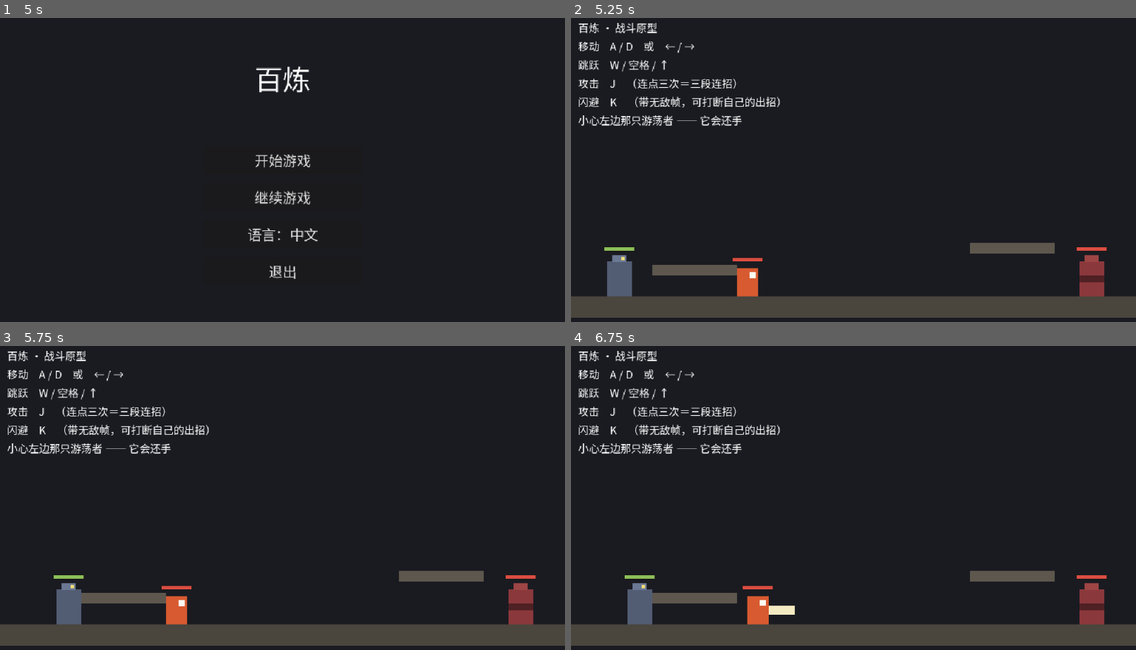
Above: before the commit, frames 1-4 (two rows, left to right).
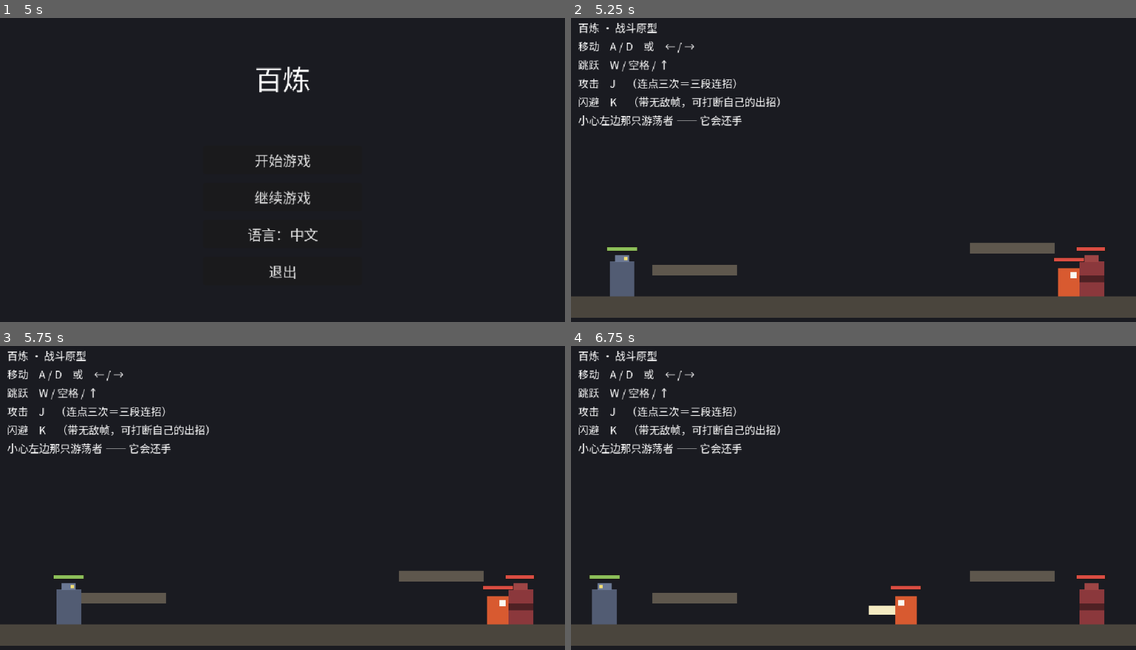
Above: after the commit, the same moments.

Repository: aachean/bailian
Game: Godot game, scene res://scenes/ui/main_menu.tscn
The game is run twice, just before and just after one commit, with the same random seed, the same clock (stepped at 60 frames per second) and the same inputs.
Inputs (mouse positions are in pixels of both pictures, inside the frame that each line leads up to):
- Up to frame 1 (5 s): click "开始游戏" at 0.5 s; tap Enter at 1.25 s; move the mouse to (406, 157) at 1.27 s; hold D (move_right) 1.28-2.78 s; tap J (attack) at 1.35, 2.85, 4.35 s; click (406, 157) at 1.42 s; tap Space (jump) at 1.52, 2.27, 3.77, 4.52 s; move the mouse to (169, 188) at 2.02 s; tap K (dodge) at 2.1, 3.6 s; move the mouse to (339, 103) at 2.77 s; hold A (move_left) 2.78-3.53 s; move the mouse to (254, 236) at 3.52 s; hold D (move_right) from 3.53 s (still down); click (254, 236) at 3.67 s; move the mouse to (452, 221) at 4.27 s; tap Escape (ui_cancel) at 4.9 s
- Up to frame 2 (5.25 s): release D (move_right) at 5 s; click "继续游戏" at 5 s
- Up to frame 3 (5.75 s): no input
- Up to frame 4 (6.75 s): move the mouse to (684, 452) at 5.77 s; hold A (move_left) 5.78-6.53 s; tap K (dodge) at 5.85 s; tap Space (jump) at 6.02 s; move the mouse to (881, 501) at 6.52 s; hold D (move_right) from 6.53 s (still down); tap J (attack) at 6.6 s; click (881, 501) at 6.67 s

Frame 1 is identical in both runs. In frame 2, 1.0% of the frame differs, in the area x 5-95%, y 75-92%; in frame 3, 0.9%; in frame 4, 2.4%, in the area x 3-95%, y 75-92%.

Commit message:
feat(save): 「继续游戏」恢复离开时的世界快照
用户要求：继续游戏时小怪血量应该和离开时一样 —— 不只是回到关卡，
而是回到那一刻。

- 新增 stage.gd（关卡根脚本）：collect() 收集玩家与全部 enemy 组节点
  的血量/位置/死活；_ready 时向 SaveManager 领取待恢复快照并摆回。
  新实体进 enemy 组并实现 apply_saved() 即被覆盖
- player / walker / target_dummy 实现 apply_saved()；Health 加 restore()
  （摆血量不发受击事件）；玩家恢复时状态一律回 FREE，不「续」闪避硬直
- SaveManager：档里加 state 字典；take_pending_state() 只认
  request_continue() 的标记 —— 直接跑场景 / 跑测试不误恢复用户存档
- Esc 回主菜单时自动拍快照写档；「开始游戏」写空快照 = 全新开局
- tests/test_m2 扩到 6 条：#5 快照往返（打掉的血、挪过的位置必须回来）、
  #6 快照序列化进文件不丢字段；M1 33 条不回归

Diff:
--- a/scenes/stages/test_room.tscn
+++ b/scenes/stages/test_room.tscn
@@ -1,9 +1,10 @@
-[gd_scene load_steps=7 format=3]
+[gd_scene load_steps=8 format=3]
 
 [ext_resource type="PackedScene" path="res://scenes/characters/player.tscn" id="1_player"]
 [ext_resource type="PackedScene" path="res://scenes/enemies/target_dummy.tscn" id="2_dummy"]
 [ext_resource type="Script" path="res://scripts/ui/hint.gd" id="3_hint"]
 [ext_resource type="PackedScene" path="res://scenes/enemies/walker.tscn" id="4_walker"]
+[ext_resource type="Script" path="res://scripts/core/stage.gd" id="5_stage"]
 
 [sub_resource type="RectangleShape2D" id="RectangleShape2D_ground"]
 size = Vector2(640, 24)
@@ -12,6 +13,7 @@
 size = Vector2(96, 12)
 
 [node name="TestRoom" type="Node2D"]
+script = ExtResource("5_stage")
 
 [node name="Ground" type="StaticBody2D" parent="."]
 position = Vector2(320, 332)
--- a/scripts/characters/player.gd
+++ b/scripts/characters/player.gd
@@ -113,6 +113,19 @@
 ## 掉到这条线以下视为掉出世界（场景高 360，地面在 320 附近）
 const FALL_KILL_Y := 800.0
 
+
+## 读档恢复（stage.gd 调用）：血量与位置回到离开那一刻。
+## 状态一律回到 FREE —— 存档瞬间可能在闪避/硬直里，那些不该被「续」上。
+func apply_saved(d: Dictionary) -> void:
+	_end_action()
+	_health.restore(int(d.get("hp", _health.max_hp)))
+	_hurt_flash = 0.0
+	_visuals.modulate = Color.WHITE
+	global_position = Vector2(float(d.get("x", _spawn_point.x)), float(d.get("y", _spawn_point.y)))
+	velocity = Vector2.ZERO
+	state = State.FREE
+	_state_frame = 0
+
 @onready var _visuals: Node2D = $Visuals
 @onready var _blade: ColorRect = $Visuals/Blade
 @onready var _hitbox: Hitbox = $Hitbox
@@ -419,8 +432,12 @@
 
 
 func _unhandled_input(event: InputEvent) -> void:
-	# ESC 回主菜单。关卡里的进度在进入时已经写了档，返回不丢进度
+	# Esc 回主菜单。走之前把整个世界拍成快照写进存档 ——
+	# 「继续游戏」要回到离开那一刻：你的血、怪的血、谁站在哪，一样都不能变。
 	if event.is_action_pressed("ui_cancel") and state != State.DEAD:
+		var level := get_tree().current_scene
+		if level != null and level.has_method("collect"):
+			SaveManager.write_progress(level.scene_file_path, level.call("collect"))
 		get_tree().change_scene_to_file("res://scenes/ui/main_menu.tscn")
 
 
--- a/scripts/components/health.gd
+++ b/scripts/components/health.gd
@@ -67,3 +67,13 @@
 	_post_hit = 0.0
 	revived.emit()
 	hp_changed.emit(hp, max_hp)
+
+
+## 恢复到指定血量（读档用）。与 take_damage 不同：不发 damaged、不触发死亡，
+## 只把血量和状态摆到位 —— 「继续游戏」时世界该是离开时的样子。
+func restore(value: int) -> void:
+	hp = clampi(value, 0, max_hp)
+	is_dead = false
+	invincible = false
+	_post_hit = 0.0
+	hp_changed.emit(hp, max_hp)
--- a/scripts/core/save_manager.gd
+++ b/scripts/core/save_manager.gd
@@ -1,28 +1,38 @@
 extends Node
-## 存档底座。M2 只存「进度到哪了」（当前关卡路径），
-## 装备 / 强化 / 玩家数值在增量 4 接进来 —— 那时只往字典里加字段，不改结构。
+## 存档底座。
+##
+## M2 增量 3 起存的不只是「进度到哪了」，还有**离开时的世界快照**
+## （玩家血量位置、每只怪的血量位置死活）——「继续游戏」= 回到离开那一刻，
+## 而不是关卡重开。快照的收集 / 恢复由关卡根节点（stage.gd）负责，
+## 这里只管序列化和「下一次进关卡要不要恢复」的传递。
 ##
 ## 格式用 ConfigFile：手改得动、坏了能看出来，原型阶段够用。
 ## 存档位置 user://save.cfg（与 settings.cfg 同目录，互不干扰）。
 
 const SAVE_PATH := "user://save.cfg"
 const SECTION := "progress"
-const VERSION := 1
+const VERSION := 3
+
+## 关卡 _ready 时来取。true = 这次进入要恢复快照（点了「继续」）
+var _pending_restore := false
 
 
 func has_save() -> bool:
 	return FileAccess.file_exists(SAVE_PATH)
 
 
-## 写进度。现在只有关卡路径；以后加装备、强化等级就往这个字典里放
-func write_progress(level_path: String) -> void:
+## 写进度。state 是关卡快照（结构由 stage.gd 决定，这里不解读）；
+## 空字典 = 干净的新开局。
+func write_progress(level_path: String, state: Dictionary = {}) -> void:
 	var cfg := ConfigFile.new()
 	cfg.set_value(SECTION, "version", VERSION)
 	cfg.set_value(SECTION, "level", level_path)
+	cfg.set_value(SECTION, "state", state)
 	cfg.set_value(SECTION, "saved_at", Time.get_unix_time_from_system())
 	var err := cfg.save(SAVE_PATH)
 	if err != OK:
 		push_warning("SaveManager: 存档失败 err=%d" % err)
+	_pending_restore = false
 
 
 ## 读进度。返回关卡路径；没有存档 / 读不出来 / 没有这一项，一律返回空串。
@@ -36,7 +46,40 @@
 	return str(cfg.get_value(SECTION, "level", ""))
 
 
+## 读快照本体。无档返回空字典。
+func read_state() -> Dictionary:
+	if not has_save():
+		return {}
+	var cfg := ConfigFile.new()
+	if cfg.load(SAVE_PATH) != OK:
+		return {}
+	var d = cfg.get_value(SECTION, "state", {})
+	return d if d is Dictionary else {}
+
+
+## 菜单「开始游戏」：新开局。关卡 _ready 拿到的快照会是空的。
+func request_new_game(level_path: String) -> void:
+	write_progress(level_path, {})
+
+
+## 菜单「继续游戏」：标记下一次进关卡要恢复快照。
+func request_continue() -> void:
+	_pending_restore = true
+
+
+## 关卡 _ready 时取走待恢复的快照。
+## **只认 request_continue() 打的标记** —— 直接跑场景、跑测试、新开局，
+## 一律返回空字典。这条很重要：不设门槛的话，跑一遍测试都会把用户存档
+## 恢复进测试世界，反过来测试写档也会污染真实进度。
+func take_pending_state() -> Dictionary:
+	if not _pending_restore:
+		return {}
+	_pending_restore = false
+	return read_state()
+
+
 ## 清档（主菜单「重新开始」之类将来会用到；测试也靠它）
 func erase_save() -> void:
 	if has_save():
 		DirAccess.remove_absolute(ProjectSettings.globalize_path(SAVE_PATH))
+	_pending_restore = false
--- /dev/null
+++ b/scripts/core/stage.gd
@@ -0,0 +1,62 @@
+extends Node2D
+## 关卡根节点：负责「离开时收集世界快照、进入时恢复」。
+##
+## 「继续游戏 = 回到离开那一刻」在关卡侧的实现都在这里：
+##   收集（collect）：玩家血量位置 + 场景里每个 enemy 组节点的血量位置死活
+##   恢复（_apply_state）：按存好的值摆回去；死着的怪摆回死亡状态等重生
+## 触发点：玩家按 Esc 时由 player 调 collect 并写档；
+## 进入关卡时 _ready 向 SaveManager 要一次待恢复的快照（没有就全新开局）。
+##
+## 加新实体类型时：让它进 enemy 组并实现 apply_saved()，这里自动覆盖；
+## 非战斗实体（如靶子）也在 enemy 组里，一样被存 —— 训练靶子被打剩的血，
+## 继续游戏后也是剩那些，行为统一，不做例外。
+
+const PLAYER_PATH := "Player"
+
+
+func _ready() -> void:
+	var st := SaveManager.take_pending_state()
+	if not st.is_empty():
+		_apply_state(st)
+
+
+## 收集当前世界状态。结构：
+##   player: { hp, x, y }
+##   enemies: [ { node(相对路径), hp, x, y } ]   hp<=0 表示死着，恢复时走死亡态
+func collect() -> Dictionary:
+	var out := {"player": {}, "enemies": []}
+	var player := get_node_or_null(PLAYER_PATH)
+	if player != null:
+		var h := player.get_node("Health") as Health
+		out.player = {
+			"hp": h.hp,
+			"x": player.global_position.x,
+			"y": player.global_position.y,
+		}
+	var enemies: Array = []
+	for e in get_tree().get_nodes_in_group("enemy"):
+		if not is_instance_valid(e) or not e.is_inside_tree():
+			continue
+		# 只收本关卡的怪（跨场景的组员不该进来）
+		if not is_ancestor_of(e):
+			continue
+		var h := e.get_node("Health") as Health
+		enemies.append({
+			"node": str(get_path_to(e)),
+			"hp": h.hp,
+			"x": e.global_position.x,
+			"y": e.global_position.y,
+		})
+	out.enemies = enemies
+	return out
+
+
+func _apply_state(st: Dictionary) -> void:
+	var player := get_node_or_null(PLAYER_PATH)
+	if player != null and st.has("player"):
+		if player.has_method("apply_saved"):
+			player.call("apply_saved", st.player)
+	for d in st.get("enemies", []):
+		var e := get_node_or_null(NodePath(str(d.get("node", ""))))
+		if e != null and e.has_method("apply_saved"):
+			e.call("apply_saved", d)
--- a/scripts/enemies/target_dummy.gd
+++ b/scripts/enemies/target_dummy.gd
@@ -90,6 +90,20 @@
 	return not health.is_dead
 
 
+## 读档恢复（与 walker 同一契约）：血量、位置、死活，全是离开时的样子
+func apply_saved(d: Dictionary) -> void:
+	global_position = Vector2(float(d.get("x", global_position.x)), float(d.get("y", global_position.y)))
+	velocity = Vector2.ZERO
+	var hp := int(d.get("hp", max_hp))
+	if hp <= 0:
+		health.hp = 0
+		health.is_dead = true
+		_on_died()
+	else:
+		health.restore(hp)
+		_refresh_bar()
+
+
 func _on_damaged(amount: int, _hp_left: int, point: Vector2, heavy: bool, dir: int) -> void:
 	hits_taken += 1
 	total_damage_taken += amount
--- a/scripts/enemies/walker.gd
+++ b/scripts/enemies/walker.gd
@@ -259,6 +259,23 @@
 	return not health.is_dead
 
 
+## 读档恢复：摆回存档时的血量与位置。血空了就连死亡状态一起复现，
+## 让它按原定重生计时安静地等复活 —— 世界该是离开那一刻的样子。
+func apply_saved(d: Dictionary) -> void:
+	global_position = Vector2(float(d.get("x", global_position.x)), float(d.get("y", global_position.y)))
+	velocity = Vector2.ZERO
+	_stuck = 0
+	_enter(State.PATROL)
+	var hp := int(d.get("hp", data.max_hp))
+	if hp <= 0:
+		health.hp = 0
+		health.is_dead = true
+		_on_died()
+	else:
+		health.restore(hp)
+		_refresh_bar()
+
+
 func _on_damaged(amount: int, _hp_left: int, point: Vector2, heavy: bool, dir: int) -> void:
 	hits_taken += 1
 	_spawn_number(amount, point, heavy)
--- a/scripts/ui/main_menu.gd
+++ b/scripts/ui/main_menu.gd
@@ -43,7 +43,7 @@
 
 
 func _on_start() -> void:
-	SaveManager.write_progress(LEVEL_PATH)
+	SaveManager.request_new_game(LEVEL_PATH)
 	get_tree().change_scene_to_file(LEVEL_PATH)
 
 
@@ -54,6 +54,7 @@
 		SaveManager.erase_save()
 		_refresh_continue()
 		return
+	SaveManager.request_continue()
 	get_tree().change_scene_to_file(level)
 
 
--- a/tests/test_m2.gd
+++ b/tests/test_m2.gd
@@ -22,6 +22,8 @@
 	await _t2_continue_visibility()
 	await _t3_save_roundtrip()
 	await _t4_language_button()
+	await _t5_world_snapshot_roundtrip()
+	await _t6_snapshot_survives_file()
 
 	print("")
 	print("═══ %d 通过 ／ %d 失败 ═══" % [_pass, _fail])
@@ -129,3 +131,73 @@
 			original, switched, back, original_text, switched_text])
 	menu.queue_free()
 	await _steps(2)
+
+
+## 世界快照往返：这是「继续游戏 = 回到离开那一刻」的核心。
+## 玩家血量/位置、每只怪的血量/位置，collect 之后再 apply 回来必须一致。
+## 用户验收原话：「我打了怪一点血量，继续游戏时小怪血量应该和之前一样。」
+func _t5_world_snapshot_roundtrip() -> void:
+	var room := (load("res://scenes/stages/test_room.tscn") as PackedScene).instantiate()
+	add_child(room)
+	for i in 5:
+		await get_tree().physics_frame
+
+	var player := room.get_node("Player")
+	var walker := room.get_node("Walker")
+	var player_h: Health = player.get_node("Health")
+	var walker_h: Health = walker.get_node("Health")
+
+	# 制造「离开时」的状态：玩家掉血挪位、怪掉血挪位
+	player_h.take_damage(13, Vector2.ZERO, false, 1)
+	player.global_position = Vector2(410.0, 288.0)
+	walker_h.take_damage(11, Vector2.ZERO, false, 1)
+	walker.global_position = Vector2(260.0, 288.0)
+	await get_tree().physics_frame
+
+	var snap := room.call("collect") as Dictionary
+	var want_player := {"hp": player_h.hp, "x": player.global_position.x, "y": player.global_position.y}
+	var want_walker_hp: int = walker_h.hp
+
+	# 把现场搅乱：全员满血回原位 —— 模拟「关卡重开」
+	player_h.restore(player_h.max_hp)
+	player.global_position = Vector2(320.0, 280.0)
+	walker_h.restore(walker_h.max_hp)
+	walker.global_position = Vector2(46.0, 288.0)
+	await get_tree().physics_frame
+
+	# 应用快照 —— 一切该回到「离开时」
+	room.call("_apply_state", snap)
+	await get_tree().physics_frame
+
+	var got_player := {"hp": player_h.hp, "x": player.global_position.x, "y": player.global_position.y}
+	var same_player: bool = int(got_player.hp) == int(want_player.hp) \
+		and absf(got_player.x - want_player.x) < 2.0 and absf(got_player.y - want_player.y) < 2.0
+	var same_walker: bool = walker_h.hp == want_walker_hp \
+		and absf(walker.global_position.x - 260.0) < 2.0
+
+	_check("5", "继续游戏恢复世界快照：玩家与怪的血量位置都是离开时的样子",
+		same_player and same_walker,
+		"玩家 %d/%d @(%.0f, %.0f)（期望 %d @%.0f）　怪血 %d（期望 %d）@x=%.0f（期望 260）" % [
+			got_player.hp, player_h.max_hp, got_player.x, got_player.y,
+			want_player.hp, want_player.x, walker_h.hp, want_walker_hp, walker.global_position.x])
+	room.queue_free()
+	await get_tree().process_frame
+
+
+## 快照随档序列化：写进存档文件再读回来，一个字段都不能少
+func _t6_snapshot_survives_file() -> void:
+	var snap := {"player": {"hp": 66, "x": 123.0, "y": 288.0}, "enemies": [
+		{"node": "Walker", "hp": 19, "x": 200.0, "y": 288.0}]}
+	SaveManager.write_progress("res://scenes/stages/test_room.tscn", snap)
+	var back := SaveManager.read_state()
+
+	var p := back.get("player", {}) as Dictionary
+	var e: Array = back.get("enemies", [])
+	var ok: bool = int(p.get("hp", -1)) == 66 and absf(float(p.get("x", 0)) - 123.0) < 0.01 \
+		and e.size() == 1 and int((e[0] as Dictionary).get("hp", -1)) == 19
+
+	SaveManager.write_progress("res://scenes/stages/test_room.tscn", {})   # 恢复干净进度
+	_check("6", "快照写进存档文件再读回，字段一个不少",
+		ok, "玩家血 %s @%s　怪 [0] 血 %s" % [
+			str(p.get("hp")), str(p.get("x")),
+			str((e[0] as Dictionary).get("hp", "?")) if e.size() > 0 else "?"])
Not shown, added: scripts/core/stage.gd.uid
Not shown, added: tests/shot_menu.gd.uid
